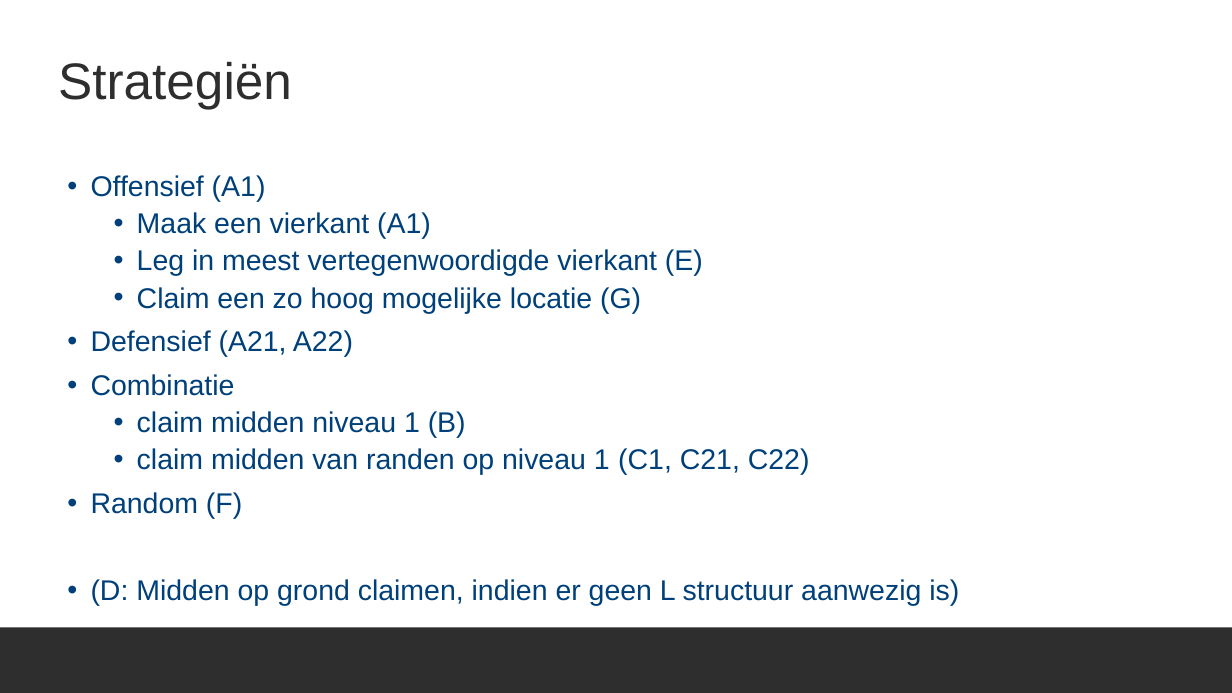
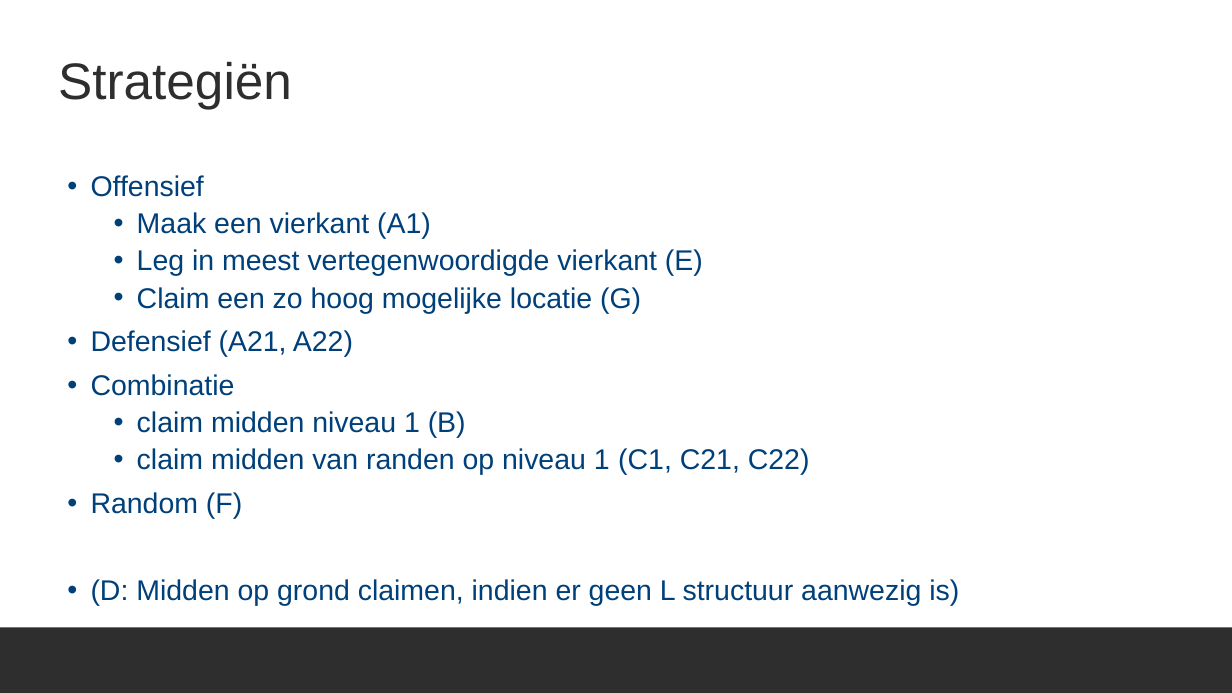
Before and after one commit to ro-per/PylosGamingBot, a slide deck: slide 8 of Presentation.pptx. Drawn at 1232x693 pixels with LibreOffice and Linux fonts; fonts in the diff are those of the drawing; background and template pictures are left out. Boxes give left, top, right and bottom in pixels: in the first picture for what was removed or moved away, otherwise in the second. Text is boxed around its words. In the diff, an @@ line names an element or a change of style, - is before the commit and + after.

Commit message:
ppt

```diff
--- a/Presentation.pptx
+++ b/Presentation.pptx
@@ text at [91,175,204,197]: text changed @@
-• Offensief (A1)
+• Offensief
```
Also in this commit, not shown: 1 other slide changed.
